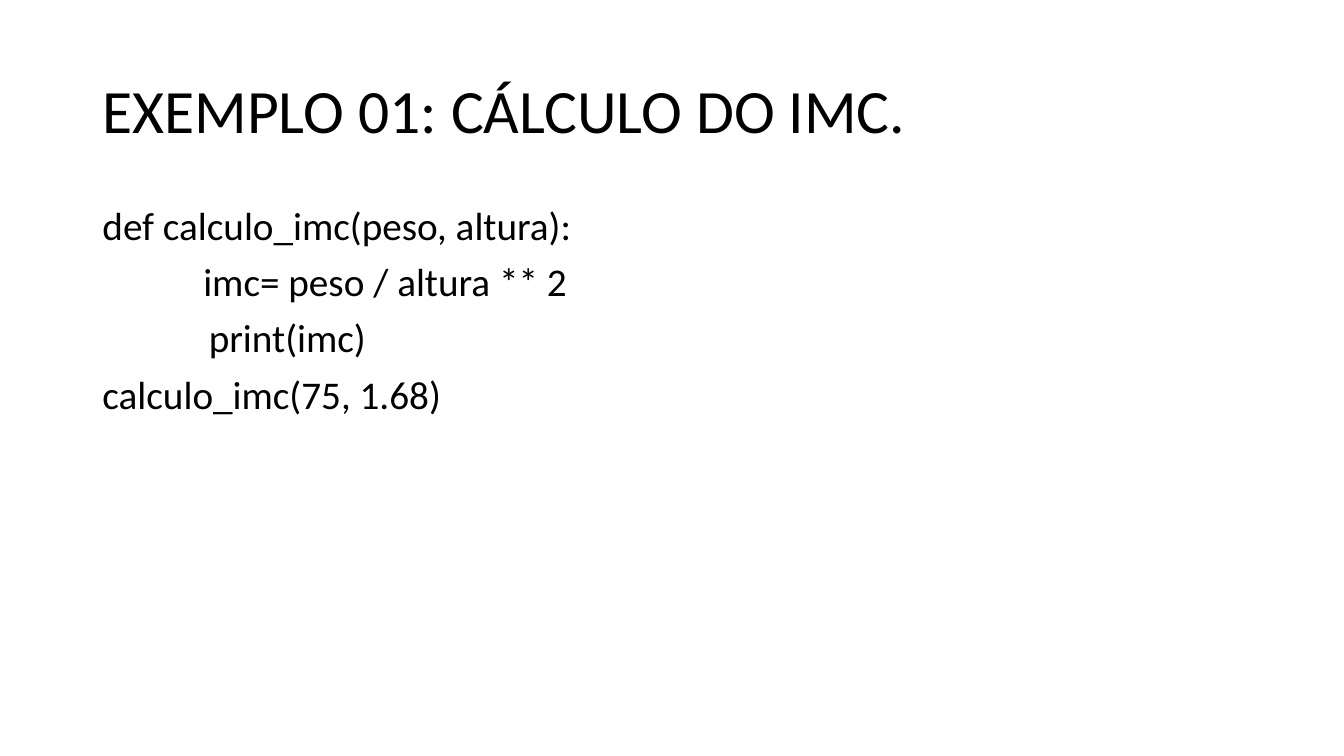
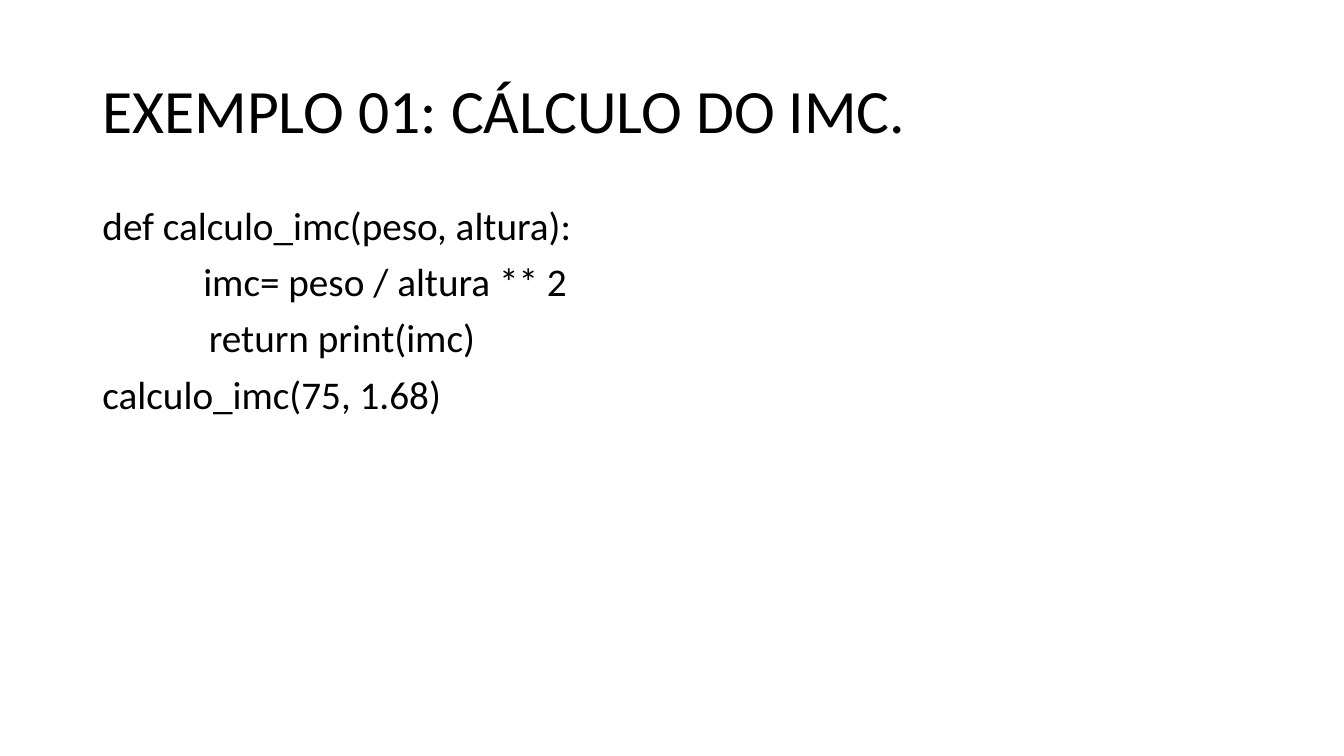
Before and after one commit to dourivaljunior/Curso-de-Python, a slide deck: slide 5 of CURSO DEV FULL STACK AULA 06.pptx. Drawn at 1344x756 pixels with LibreOffice and Linux fonts; fonts in the diff are those of the drawing. Boxes give left, top, right and bottom in pixels: in the first picture for what was removed or moved away, otherwise in the second. Text is boxed around its words. In the diff, an @@ line names an element or a change of style, - is before the commit and + after.

```diff
--- a/CURSO DEV FULL STACK AULA 06.pptx
+++ b/CURSO DEV FULL STACK AULA 06.pptx
@@ text at (209,323,475,359): text changed @@
-print(imc)
+return print(imc)
```
Also in this commit, not shown: 2 other slides changed, 26 slides added, 1 slide removed, 1 other file.
